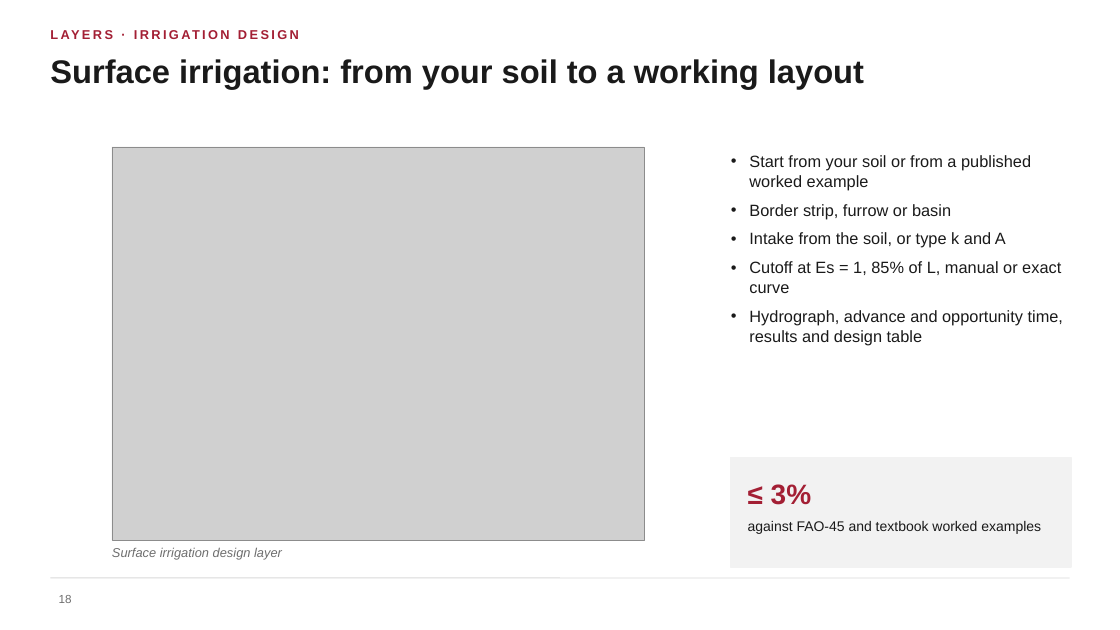
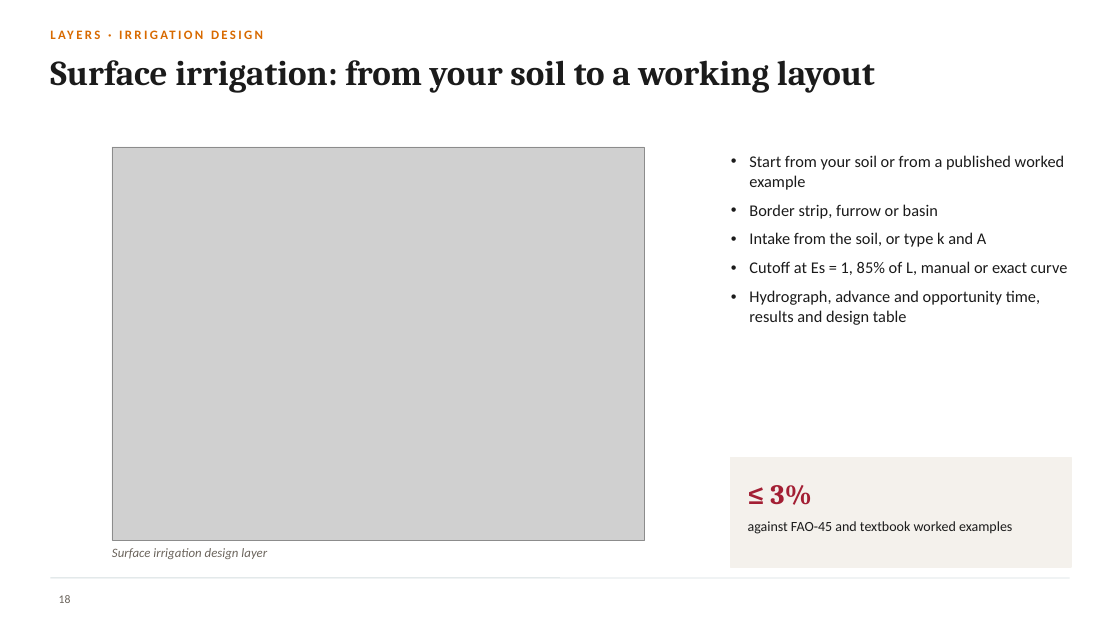
Before and after one commit to halilunaziru73-creator/Coupled-Water-Fluxes-Pore-Scale-Dynamics-Precision-Irrigation-Mulching-Feedback-Loops, a slide deck: slide 18 of Manuscripts/pdf/Supplementary/SWAFL_Presentation.pptx. Drawn at 1120x630 pixels with LibreOffice and Linux fonts; fonts in the diff are those of the drawing; grey boxes stand for pictures; background and template pictures are left out. Boxes give left, top, right and bottom in pixels: in the first picture for what was removed or moved away, otherwise in the second. Text is boxed around its words. In the diff, an @@ line names an element or a change of style, - is before the commit and + after.

Commit message:
Presentation: blended university style (cardinal red, Cambridge blue, warm orange, serif headings)

```diff
--- a/Manuscripts/pdf/Supplementary/SWAFL_Presentation.pptx
+++ b/Manuscripts/pdf/Supplementary/SWAFL_Presentation.pptx
@@ text "LAYERS · IRRIGATION DESIGN" at bbox=[50, 27, 807, 52]: font Arial to Calibri, text colour #A31F34 to #D86A00 @@
@@ title "Surface irrigation: from your soil ..." at bbox=[50, 60, 875, 93]: size 28 to 30 pt, font Arial to Cambria, text colour #1A1A1A to #1B1B1B @@
@@ text "Start from your soil or ..." at bbox=[749, 155, 1068, 325]: font Arial to Calibri, text colour #1A1A1A to #1B1B1B @@
@@ rectangle at bbox=[731, 458, 1071, 567]: fill #F2F2F2 to #F4F1EC; outline #F2F2F2 1 pt to #F4F1EC 1 pt @@
@@ text "≤ 3%" at bbox=[770, 485, 812, 505]: font Arial to Cambria @@
@@ text "against FAO-45 and textbook worked ..." at bbox=[748, 521, 1012, 534]: font Arial to Calibri, text colour #1A1A1A to #1B1B1B @@
@@ text "Surface irrigation design layer" at bbox=[112, 548, 267, 559]: font Arial to Calibri, text colour #6E6E6E to #6B645C @@
@@ page number at bbox=[59, 595, 71, 603]: font Arial to Calibri, text colour #6E6E6E to #6B645C @@
```
Also in this commit, not shown: 28 other slides changed.
